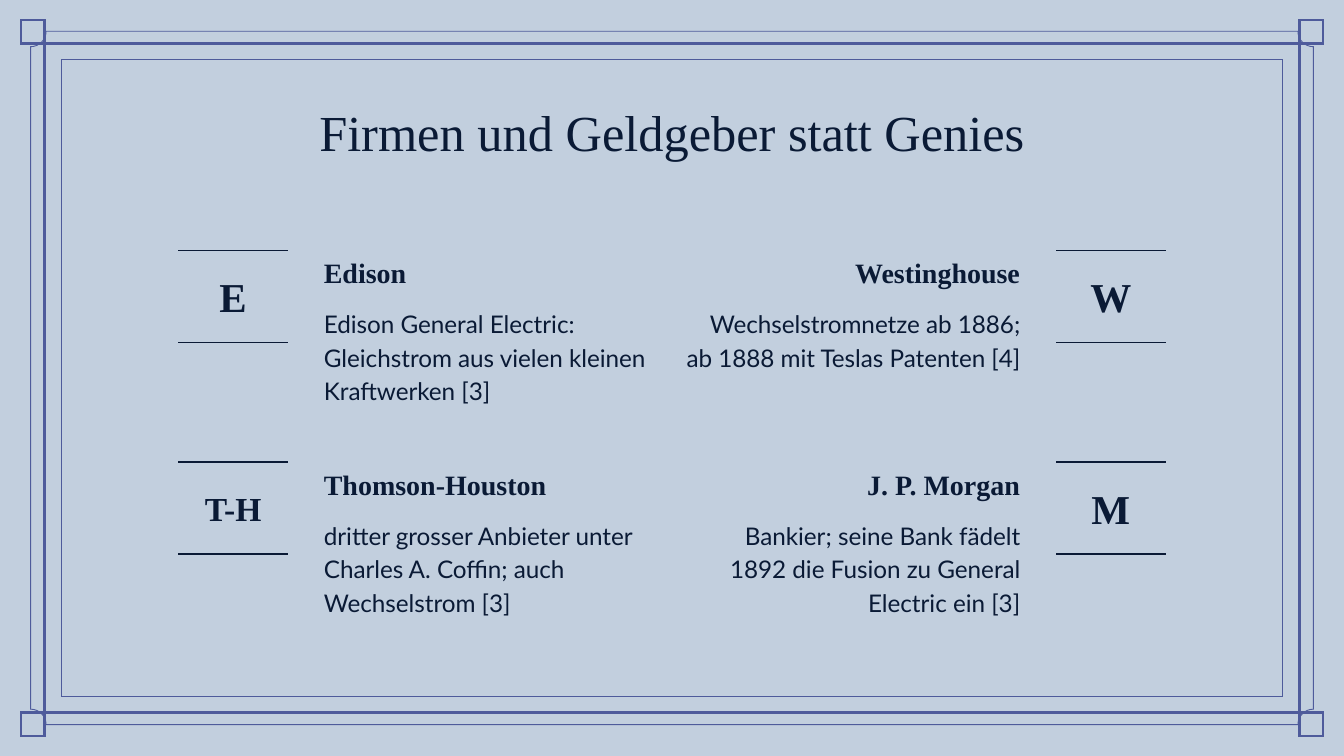
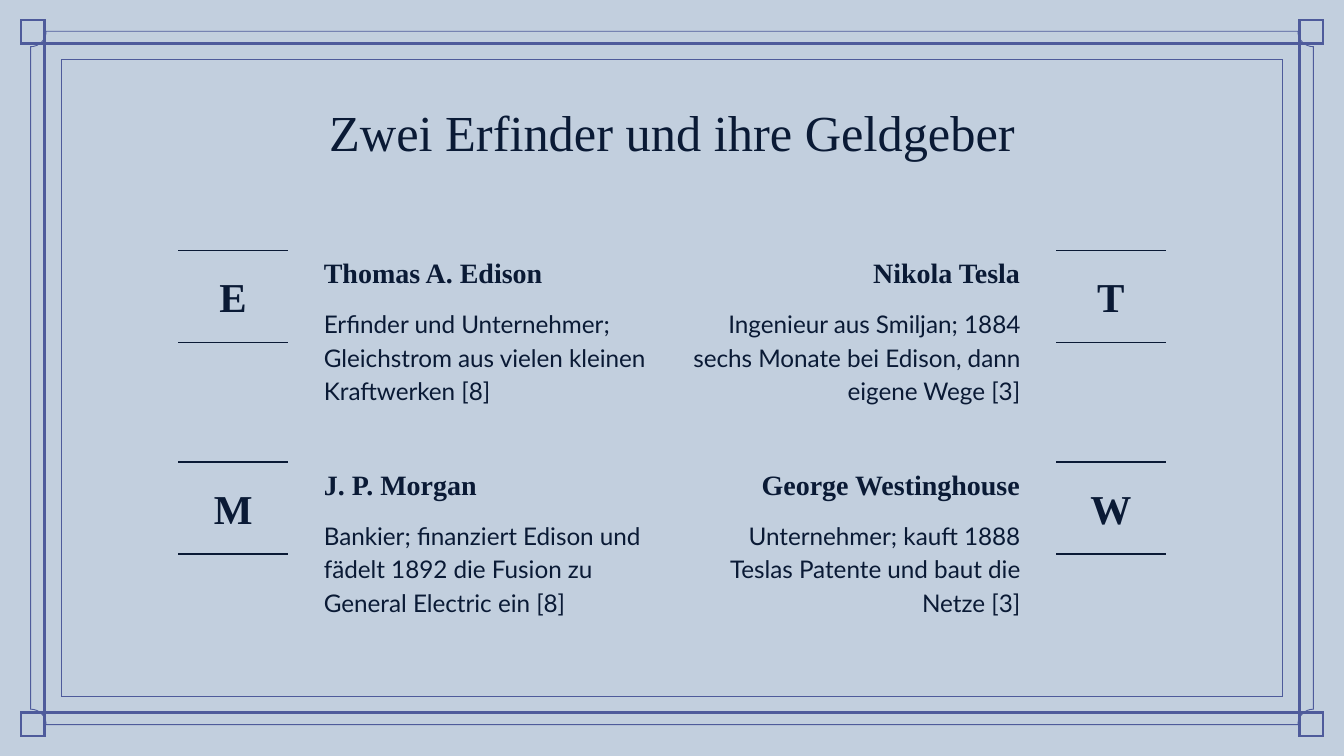
Before and after one commit to simonbruder-hub/Edison_vs_Westinghouse, a slide deck: slide 5 of abgabe/Praesentation_Stromkrieg_Bruder.pptx (slide 7 before the commit). Drawn at 1344x756 pixels with LibreOffice and Linux fonts; fonts in the diff are those of the drawing; background and template pictures are left out. Boxes give left, top, right and bottom in pixels: in the first picture for what was removed or moved away, otherwise in the second. Text is boxed around its words. In the diff, an @@ line names an element or a change of style, - is before the commit and + after.

```diff
--- a/abgabe/Praesentation_Stromkrieg_Bruder.pptx
+++ b/abgabe/Praesentation_Stromkrieg_Bruder.pptx
@@ title at [329, 115, 1015, 162]: text changed @@
-Firmen und Geldgeber statt Genies
+Zwei Erfinder und ihre Geldgeber
@@ subtitle at [324, 263, 542, 284]: text changed @@
-Edison
+Thomas A. Edison
@@ subtitle at [873, 263, 1020, 284]: text changed @@
-Westinghouse
+Nikola Tesla
@@ text at [1097, 285, 1124, 312]: text changed @@
-W
+T
@@ subtitle at [324, 315, 645, 404]: text changed @@
-Edison General Electric: Gleichstrom aus vielen kleinen Kraftwerken [3]
+Erfinder und Unternehmer; Gleichstrom aus vielen kleinen Kraftwerken [8]
@@ subtitle at [693, 315, 1021, 405]: text changed @@
-Wechselstromnetze ab 1886; ab 1888 mit Teslas Patenten [4]
+Ingenieur aus Smiljan; 1884 sechs Monate bei Edison, dann eigene Wege [3]
@@ subtitle at [324, 476, 476, 501]: text changed @@
-Thomson-Houston
+J. P. Morgan
@@ subtitle at [762, 475, 1020, 501]: text changed @@
-J. P. Morgan
+George Westinghouse
@@ text at [214, 497, 253, 524]: text changed; size 18 to 22 pt @@
-T-H
+M
@@ text at [1090, 497, 1131, 525]: text changed @@
-M
+W
@@ subtitle at [324, 527, 641, 616]: text changed @@
-dritter grosser Anbieter unter Charles A. Coffin; auch Wechselstrom [3]
+Bankier; finanziert Edison und fädelt 1892 die Fusion zu General Electric ein [8]
@@ subtitle at [730, 527, 1020, 616]: text changed @@
-Bankier; seine Bank fädelt 1892 die Fusion zu General Electric ein [3]
+Unternehmer; kauft 1888 Teslas Patente und baut die Netze [3]
```
Also in this commit, not shown: 18 other slides changed, 1 slide added, 13 other files.
